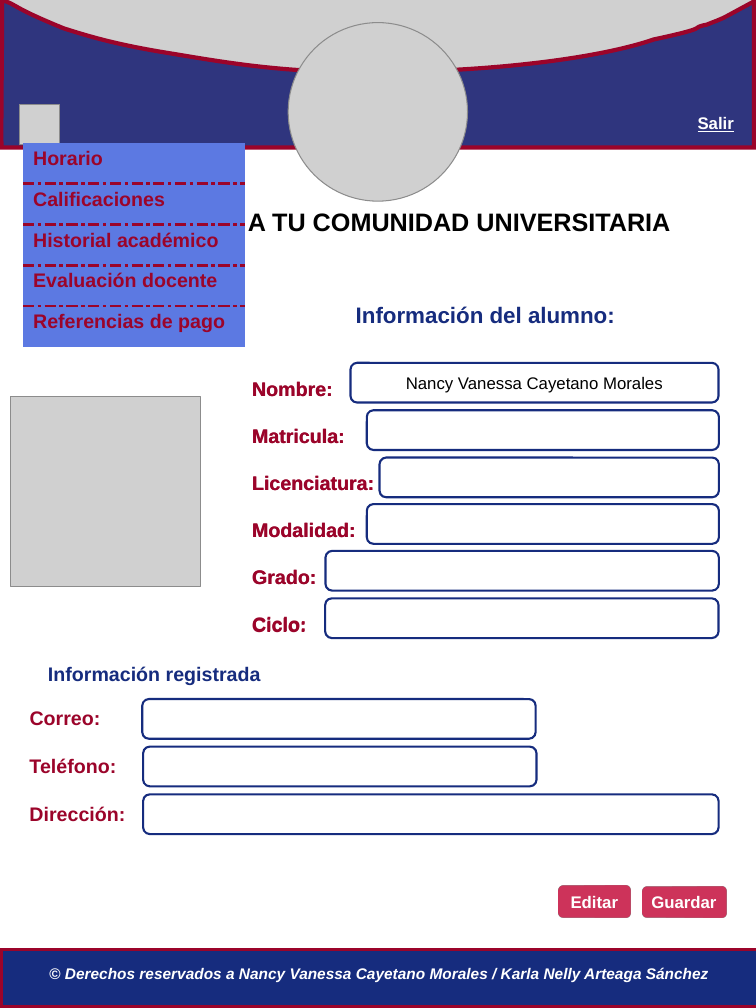
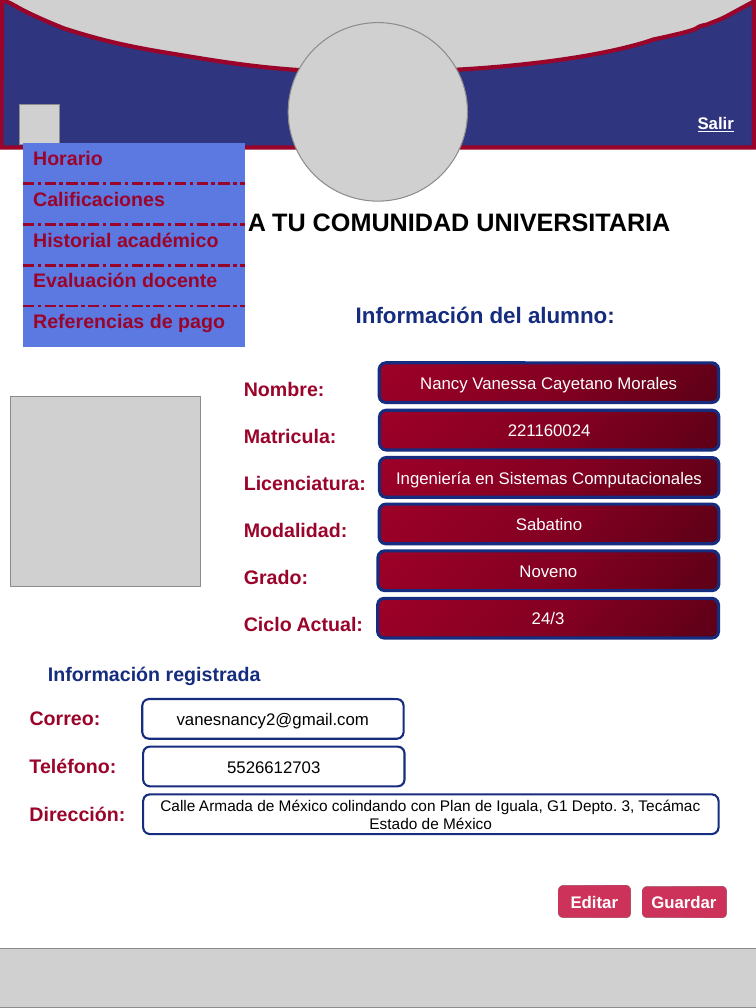
Before and after one commit to IngMiranda/TecnologiasWeb_9, a slide deck: slide 2 of Propuesta-páginas-alumno.pptx. Drawn at 756x1008 pixels with LibreOffice and Linux fonts; fonts in the diff are those of the drawing; grey boxes stand for pictures. Boxes give left, top, right and bottom in pixels: in the first picture for what was removed or moved away, otherwise in the second. Text is boxed around its words. In the diff, an @@ line names an element or a change of style, - is before the commit and + after.

```diff
--- a/Propuesta-páginas-alumno.pptx
+++ b/Propuesta-páginas-alumno.pptx
@@ text "Nombre:" moved from (x1=252, y1=381, x2=374, y2=633) to (x1=244, y1=381, x2=366, y2=632) @@
@@ text removed at (x1=242, y1=349, x2=387, y2=637) @@
-Nombre:
-Matricula:
-Licenciatura:
-Modalidad:
-Grado:
-Ciclo:
@@ rounded rectangle "Nancy Vanessa Cayetano Morales" resized from (x1=351, y1=363, x2=719, y2=402) to (x1=379, y1=363, x2=719, y2=402) @@
@@ rounded rectangle "Nancy Vanessa Cayetano Morales" at (x1=379, y1=363, x2=719, y2=402): text colour #000000 to #FFFFFF; fill #FFFFFF to gradient #5E0018 to #860022 to #9F0028; outline #162C7E 1.5 pt to #162C7E 2.25 pt @@
@@ rounded rectangle "221160024" resized from (x1=367, y1=410, x2=719, y2=450) to (x1=380, y1=410, x2=720, y2=450) @@
@@ text in rounded rectangle at (x1=508, y1=424, x2=591, y2=436): text added @@
+221160024
@@ text in rounded rectangle at (x1=396, y1=471, x2=702, y2=488): text added @@
+Ingeniería en Sistemas Computacionales
@@ rounded rectangle "Sabatino" resized from (x1=367, y1=504, x2=719, y2=543) to (x1=379, y1=504, x2=719, y2=543) @@
@@ text in rounded rectangle at (x1=516, y1=518, x2=582, y2=530): text added @@
+Sabatino
@@ rounded rectangle "Noveno" resized from (x1=326, y1=551, x2=719, y2=591) to (x1=378, y1=551, x2=719, y2=591) @@
@@ text in rounded rectangle at (x1=519, y1=565, x2=577, y2=577): text added @@
+Noveno
@@ fill #FFFFFF to gradient #5E0018 to #860022 to #9F0028; outline #162C7E 1.5 pt to #162C7E 2.25 pt in 5 elements at (x1=380, y1=410, x2=720, y2=450), (x1=380, y1=458, x2=720, y2=497), (x1=379, y1=504, x2=719, y2=543), (x1=378, y1=551, x2=719, y2=591), (x1=378, y1=599, x2=719, y2=638) @@
@@ rounded rectangle "24/3" resized from (x1=326, y1=599, x2=719, y2=638) to (x1=378, y1=599, x2=719, y2=638) @@
@@ text at (x1=244, y1=616, x2=363, y2=632): text changed @@
-Ciclo:
+Ciclo Actual:
@@ text in rounded rectangle at (x1=532, y1=612, x2=565, y2=624): text added @@
+24/3
@@ rounded rectangle "vanesnancy2@gmail.com" resized from (x1=142, y1=700, x2=535, y2=739) to (x1=142, y1=700, x2=403, y2=739) @@
@@ text in rounded rectangle at (x1=177, y1=713, x2=369, y2=729): text added @@
+vanesnancy2@gmail.com
@@ rounded rectangle "5526612703" resized from (x1=143, y1=747, x2=536, y2=786) to (x1=143, y1=747, x2=404, y2=786) @@
@@ text in rounded rectangle at (x1=227, y1=761, x2=320, y2=773): text added @@
+5526612703
@@ text in rounded rectangle at (x1=160, y1=799, x2=700, y2=829): text added @@
+Calle Armada de México colindando con Plan de Iguala, G1 Depto. 3, Tecámac Estado de México
@@ picture added at (x1=0, y1=949, x2=756, y2=1008) @@
@@ rectangle removed at (x1=1, y1=950, x2=756, y2=1007) @@
@@ text removed at (x1=65, y1=967, x2=709, y2=982) @@
-© Derechos reservados a Nancy Vanessa Cayetano Morales / Karla Nelly Arteaga Sánchez
```
Also in this commit, not shown: 6 other slides changed, 5 slides added.
